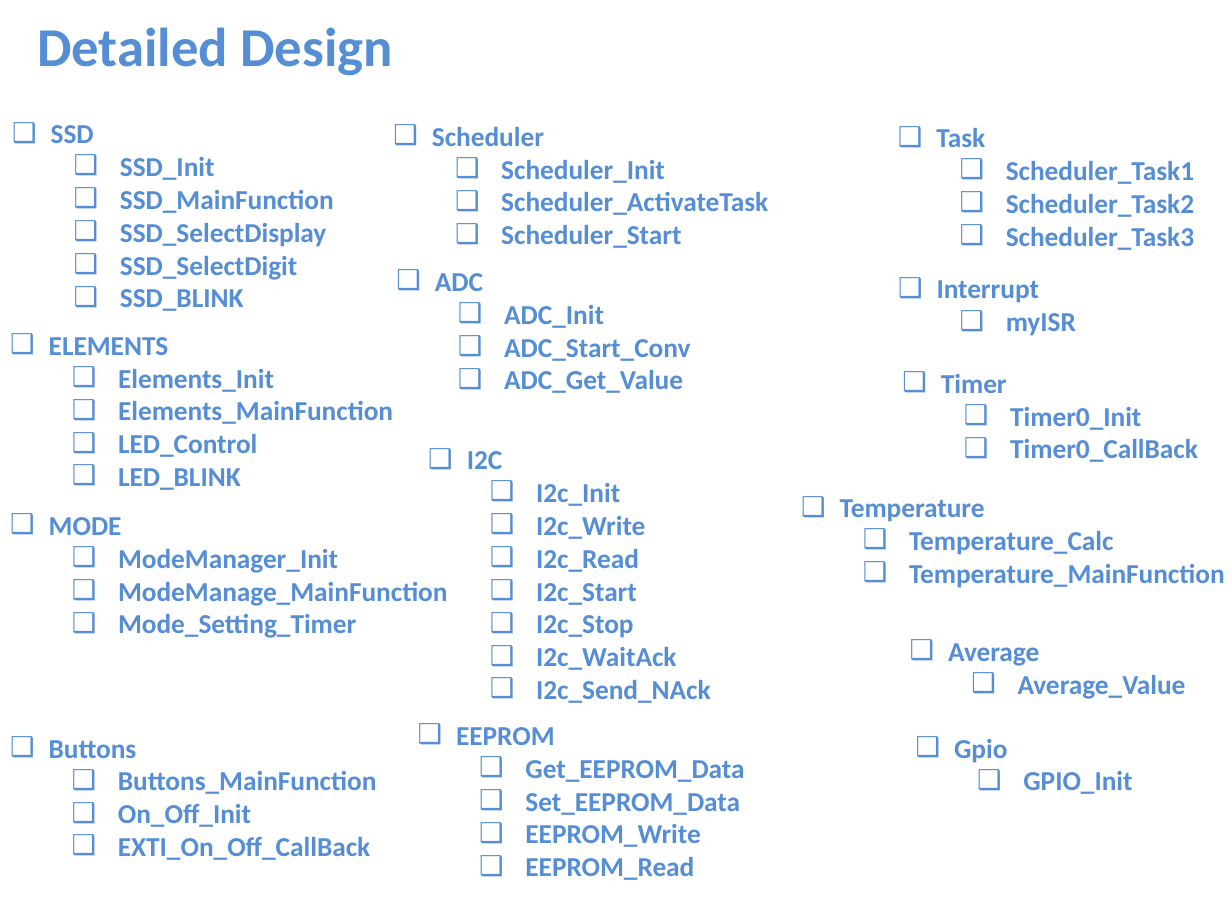
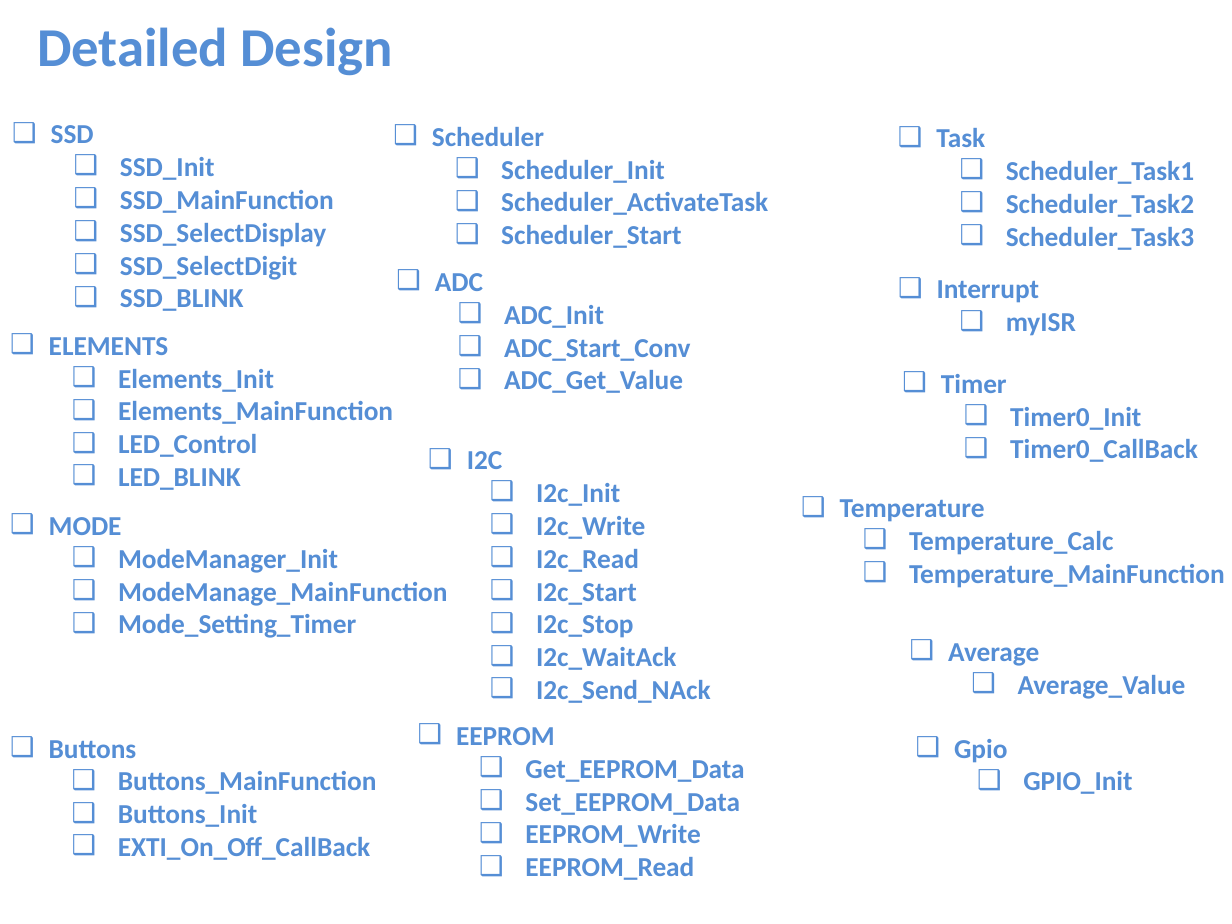
Before and after one commit to Abdelaziz-Sayed-Mohamed/water_heater, a slide deck: slide 3 of WaterHeater.pptx (slide 2 before the commit). Drawn at 1232x924 pixels with LibreOffice and Linux fonts; fonts in the diff are those of the drawing. Boxes give left, top, right and bottom in pixels: in the first picture for what was removed or moved away, otherwise in the second. Text is boxed around its words. In the diff, an @@ line names an element or a change of style, - is before the commit and + after.

```diff
--- a/WaterHeater.pptx
+++ b/WaterHeater.pptx
@@ text at (118,804,257,827): text changed @@
-  ❑ On_Off_Init
+  ❑ Buttons_Init
```
Also in this commit, not shown: 4 other slides changed, 1 slide added, 32 other files.
